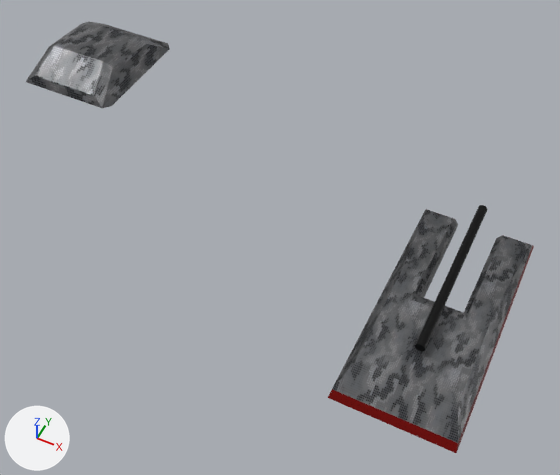
Before and after pictures for a commit that changed the glTF model Crafts/Models/Paladin/Paladin.glb.
Both versions are drawn from a 50 mm camera at (0.38, -2.45, 3.53) aimed at (-0.91, 0.13, 0.3). Arrows for +X, +Y and +Z are at lower left; the lights stay in place. The older version comes first.

Names of what the first picture shows: 'Barrel', 'Body', 'Turret'.
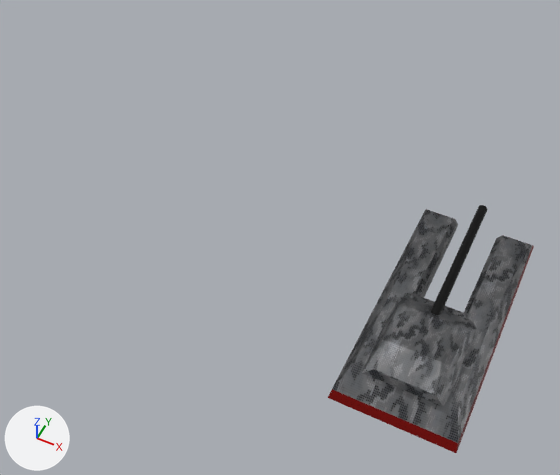
Location of each change, [x1, y1, x2, y2] in pixels of the pictures (560 x 475 px):
'Turret', moved: before [26, 22, 170, 108]; after [362, 296, 476, 406]

Patch to the scene script:
```diff
--- a/Crafts/Models/Paladin/Paladin.glb.py
+++ b/Crafts/Models/Paladin/Paladin.glb.py
@@ ob_turret @@
 ob_turret = bpy.data.objects.new('Turret', me_turret)
-ob_turret.location = (-1.862, 0.0, 1.275)
+ob_turret.location = (0.0, 0.0, 0.0)
```
